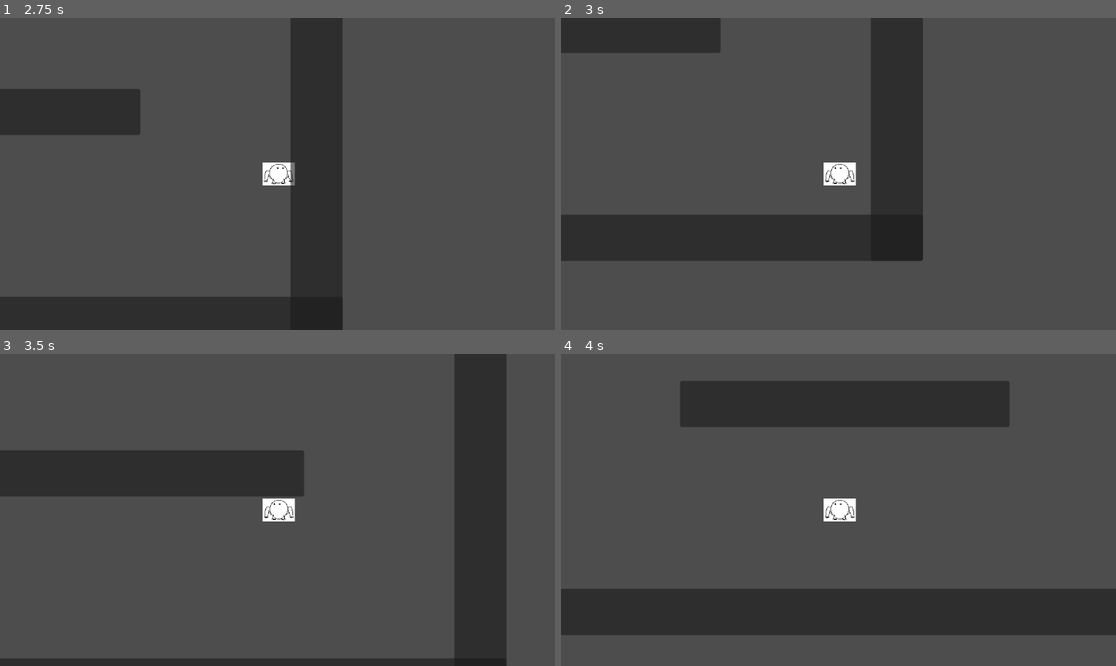
Above: before the commit, frames 1-4 (two rows, left to right).
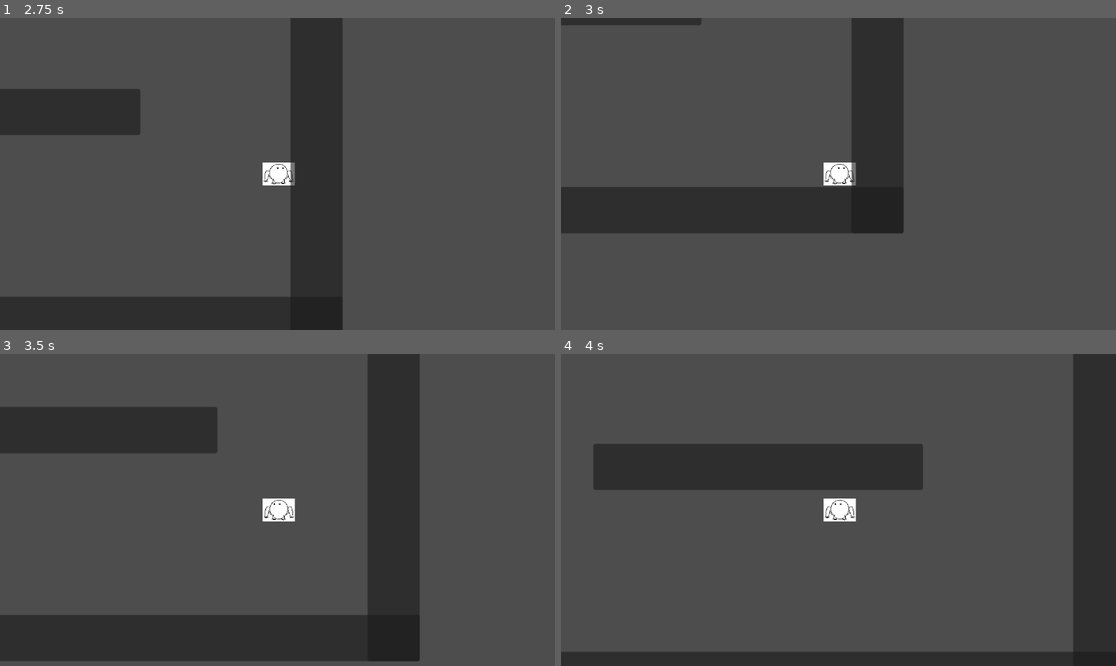
Above: after the commit, the same moments.

Repository: KeepSmyle/game-two
Game: Godot game, scene res://main_menu.tscn
Two runs of this game, one before a commit and one after it. Both use one fixed random seed, a clock stepped at 60 frames per second and the inputs below.
Inputs:
- Up to frame 1 (2.75 s): click "Start" at 0.5 s; hold Ctrl (peng_action) 1.28-2.03 s; hold D (peng_moveRight) from 1.28 s (still down); tap Space (peng_jump) at 1.52, 1.55, 1.82, 2.1, 2.27, 2.57 s; tap Ctrl (peng_action) at 2.3 s
- Up to frame 2 (3 s): release D (peng_moveRight) at 2.78 s; hold A (peng_moveLeft) from 2.78 s (still down); hold Ctrl (peng_action) from 2.78 s (still down)
- Up to frame 3 (3.5 s): keep holding A (peng_moveLeft); keep holding Ctrl (peng_action); tap Space (peng_jump) at 3.05 s
- Up to frame 4 (4 s): release A (peng_moveLeft) at 3.53 s; release Ctrl (peng_action) at 3.53 s; hold D (peng_moveRight) from 3.53 s (still down); tap S (peng_lookDown) at 3.6 s; tap Space (peng_jump) at 3.77 s; tap Ctrl (peng_action) at 3.8 s

Frame 1 is identical in both runs. In frame 2, 17% of the frame differs, in the area x 0-66%, y 0-78%; in frame 3, 42%, in the area x 0-92%, y 0-100%; in frame 4, 41%.

Commit message:
changes to hop-character

Diff:
--- a/Game Two/Player/Player.gd
+++ b/Game Two/Player/Player.gd
@@ -15,7 +15,6 @@
 
 func _physics_process(delta):
 	_standart_movement(delta)
-	move_and_slide()
 
 func _standart_movement(delta):
 
--- a/Game Two/Player/player_hop.gd
+++ b/Game Two/Player/player_hop.gd
@@ -1,38 +1,62 @@
 extends "res://Player/Player.gd"
+
+var hopWait = false
+var hopTimerStart = false
 
 func _ready():
 	JUMP_VELOCITY = -600
 
-
 func _physics_process(delta):
-	_standart_movement(delta)
 
 	if is_on_floor():
 		velocity.x = 0
 
 	if Input.is_action_pressed("peng_action"):
 		SPEED = 400.0
+		JUMP_VELOCITY = -600
 		_hop_movement(delta)
 	else:
 		SPEED = 200.0
+		JUMP_VELOCITY = 0
+		_standart_movement(delta)
 
-#todo: jump cooldown?
+	if hopWait && velocity.y == 0 && !hopTimerStart:
+		hopTimerStart = true
+		$HopCooldown.start()
+		print("now?")
+
 func _hop_movement(delta):
-	if is_on_floor() && direction:
+	direction = Input.get_axis("peng_moveLeft", "peng_moveRight")
+
+	if is_on_floor() && direction && !hopWait:
+		hopWait = true
+		hopTimerStart = false
 		if direction == -1:
 			get_node("AnimatedSprite2D").flip_h = true
 		elif direction == 1:
 			get_node("AnimatedSprite2D").flip_h = false
 		velocity.x = direction * SPEED
 		velocity.y = JUMP_VELOCITY
+	if collision:
+		print(hopWait)
+		print(velocity.y)
+
+	# adds gravity
+	if !is_on_floor():
+		velocity.y += gravity * delta
+
+	collision = move_and_slide()
 
 #different jump?
 func _jump():
 	# Handle jump.
 	if Input.is_action_just_pressed("peng_jump") && is_on_floor():
 		velocity.y = JUMP_VELOCITY
-		print("hi")
 
 #sprint disabled
 func _sprint():
 	pass
+
+func _on_hop_cooldown_timeout():
+	print("now")
+	hopWait = false
--- a/Game Two/Player/player_hop.tscn
+++ b/Game Two/Player/player_hop.tscn
@@ -31,3 +31,9 @@
 
 [node name="CollisionShape2D" type="CollisionShape2D" parent="."]
 shape = SubResource("CapsuleShape2D_nh2kt")
+
+[node name="HopCooldown" type="Timer" parent="."]
+wait_time = 0.3
+one_shot = true
+
+[connection signal="timeout" from="HopCooldown" to="." method="_on_hop_cooldown_timeout"]
